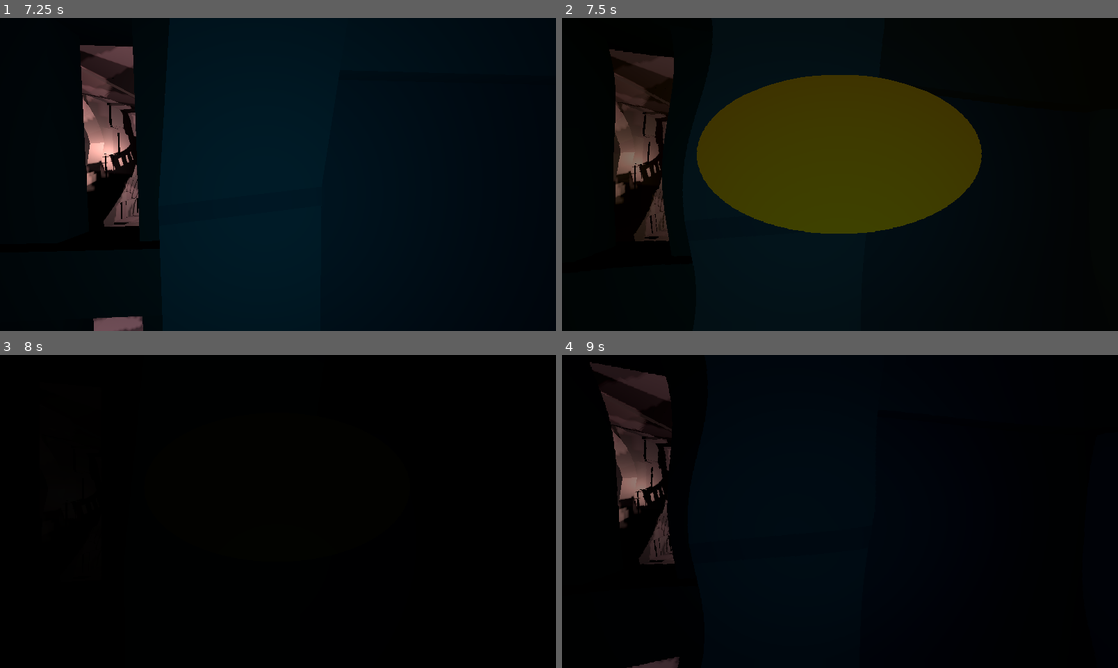
Above: before the commit, frames 1-4 (two rows, left to right).
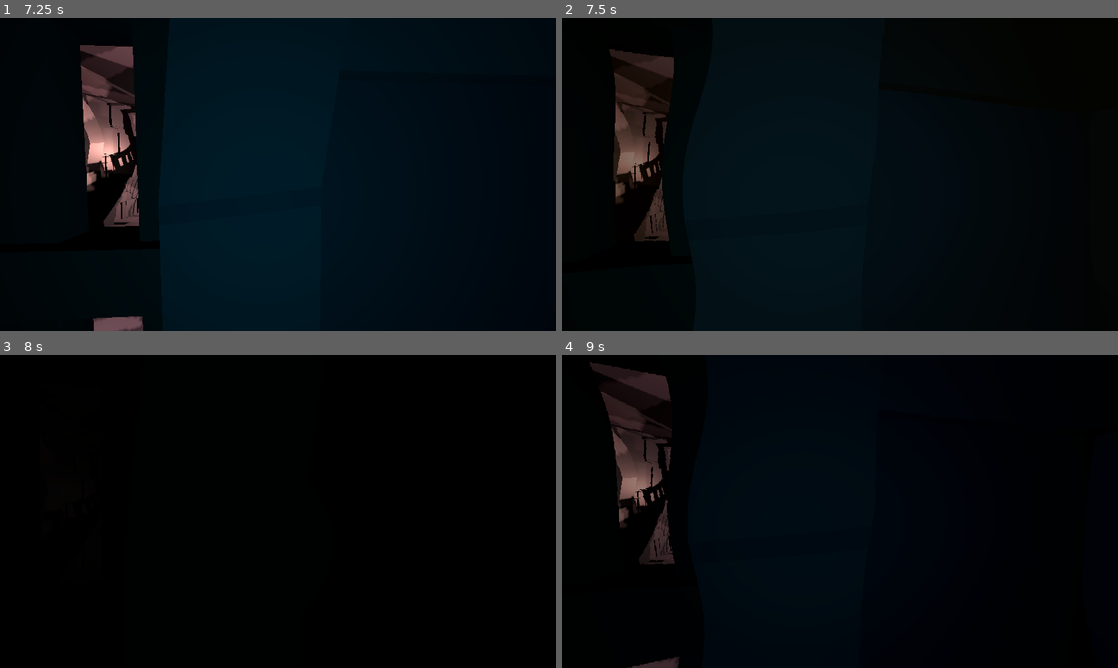
Above: after the commit, the same moments.

Repository: Kibaus/Jamsepticeye_GameJam
Game: Godot game, scene res://scenes/main.tscn
Same seed, same stepped clock (60 frames per second), same inputs: the game is played once before the commit and once after it. Sound files missing from this copy of the repository are replaced by a short silence.
Inputs (mouse positions are in pixels of both pictures, inside the frame that each line leads up to):
- Up to frame 1 (7.25 s): click "Play" at 0.5 s; tap Enter at 1.25, 6.5 s; move the mouse to (305, 174) at 1.27 s; hold W (move_forward) 1.28-6.53 s; right-click (305, 174) at 1.35 s; tap Space (jump) at 1.52, 2.27, 3.77, 4.25, 4.52, 5.27, 6.77 s; move the mouse to (250, 174) at 2.02 s; click (250, 174) at 2.1 s; move the mouse to (289, 168) at 2.77 s; right-click (289, 168) at 2.85 s; move the mouse to (272, 180) at 3.52 s; click (272, 180) at 3.6 s; move the mouse to (316, 177) at 4.27 s; right-click (316, 177) at 4.35 s; move the mouse to (233, 171) at 5.02 s; click (233, 171) at 5.1 s; move the mouse to (283, 174) at 5.77 s; right-click (283, 174) at 5.85 s; move the mouse to (255, 168) at 6.52 s; hold D (move_right) from 6.53 s (still down); click (255, 168) at 6.6 s
- Up to frame 2 (7.5 s): tap Space (jump) at 7.25 s; move the mouse to (867, 174) at 7.27 s; release D (move_right) at 7.28 s; hold W (move_forward) from 7.28 s (still down); right-click (867, 174) at 7.35 s
- Up to frame 3 (8 s): keep holding W (move_forward); tap Space (jump) at 7.52 s
- Up to frame 4 (9 s): keep holding W (move_forward); tap Enter at 8 s; move the mouse to (812, 511) at 8.02 s; click (812, 511) at 8.1 s; tap Space (jump) at 8.27, 8.75 s; move the mouse to (851, 505) at 8.77 s; right-click (851, 505) at 8.85 s

Frame 1 is identical in both runs. In frame 2, 20% of the frame differs, in the area x 24-76%, y 18-69%; in frame 3, less than 0.1%; in frame 4, nothing differs.

Commit message:
cleared build from repo, added some more art, player visual

Diff:
--- a/jamsepticeye-gj/scenes/components/player.tscn
+++ b/jamsepticeye-gj/scenes/components/player.tscn
@@ -1,8 +1,9 @@
-[gd_scene load_steps=12 format=3 uid="uid://bi1fcsxwupdxd"]
+[gd_scene load_steps=13 format=3 uid="uid://bi1fcsxwupdxd"]
 
 [ext_resource type="Script" uid="uid://dm5h47oxmhnrp" path="res://scripts/player.gd" id="1_6mmc7"]
 [ext_resource type="PackedScene" uid="uid://5dreldwpi40r" path="res://scenes/components/ghost.tscn" id="2_h3cwf"]
 [ext_resource type="Script" uid="uid://bu4secvt3bo2u" path="res://scenes/components/camera_overlay.gd" id="3_acvb7"]
+[ext_resource type="Texture2D" uid="uid://mauprx6d6x3t" path="res://art/player_sleep.png" id="3_ps70n"]
 [ext_resource type="Material" uid="uid://cj181dtn4uy2v" path="res://Materials/spatial/linear_depth.tres" id="3_sjsxr"]
 
 [sub_resource type="CapsuleShape3D" id="CapsuleShape3D_h3cwf"]
@@ -42,8 +43,19 @@
 transform = Transform3D(1, 0, 0, 0, 1, 0, 0, 0, 1, 0, 0.8, 0)
 shape = SubResource("CapsuleShape3D_h3cwf")
 
+[node name="Visual" type="Node3D" parent="."]
+unique_name_in_owner = true
+
+[node name="Sprite3D" type="Sprite3D" parent="Visual"]
+transform = Transform3D(0.11, 0, 0, 0, 0.11, 0, 0, 0, 0.11, 0, 0.975, 0)
+billboard = 2
+shaded = true
+alpha_cut = 3
+texture = ExtResource("3_ps70n")
+
 [node name="MeshInstance3D" type="MeshInstance3D" parent="."]
 transform = Transform3D(1, 0, 0, 0, 1, 0, 0, 0, 1, 0, 0.8, 0)
+visible = false
 mesh = SubResource("CapsuleMesh_u8vuu")
 
 [node name="MeshInstance3D2" type="MeshInstance3D" parent="MeshInstance3D"]
--- a/jamsepticeye-gj/scenes/enemy.tscn
+++ b/jamsepticeye-gj/scenes/enemy.tscn
@@ -153,7 +153,7 @@
 collision_layer = 0
 collision_mask = 7
 script = ExtResource("1_ipns3")
-movement_speed = 2.0
+movement_speed = 2.5
 
 [node name="NavigationAgent3D" type="NavigationAgent3D" parent="."]
 path_height_offset = 0.4
--- a/jamsepticeye-gj/scripts/enemy.gd
+++ b/jamsepticeye-gj/scripts/enemy.gd
@@ -82,10 +82,6 @@
 	diff_angle = (diff_angle + 180)  % 360 - 180
 	if diff_angle < 0:
 		diff_angle += 360
-
-	print("move angle:" + str(move_direction_angle))
-	print("cam angle:" + str(angle_to_cam))
-	print("difference: " + str(diff_angle))
 
 	_change_sprite_by_direction(diff_angle)
 
--- a/jamsepticeye-gj/scripts/player.gd
+++ b/jamsepticeye-gj/scripts/player.gd
@@ -20,7 +20,7 @@
 
 func _ready() -> void:
 	Core.Set_active_player(self)
-	$MeshInstance3D.hide()
+	%Visual.hide()
 	%GhostWall.hide()
 	Input.set_use_accumulated_input(false)
 
@@ -73,13 +73,13 @@
 	ghost.position = position
 	ghost.rotation = rotation
 	ghost.switch_to_ghost()
-	$MeshInstance3D.show()
+	%Visual.show()
 	%GhostWall.show()
 	currently_active = false
 
 func _return_to_player():
 	$CamPivot/Camera3D.current = true
-	$MeshInstance3D.hide()
+	%Visual.hide()
 	%GhostWall.hide()
 	currently_active = true
 
Binary file added: jamsepticeye-gj/art/player_sleep.png
Not shown, added: jamsepticeye-gj/art/player_sleep.png.import
Binary file added: jamsepticeye-gj/art/queen_awake.png
Not shown, added: jamsepticeye-gj/art/queen_awake.png.import
Binary file added: jamsepticeye-gj/art/queen_sleep.png
Not shown, added: jamsepticeye-gj/art/queen_sleep.png.import
Not shown, changed: jamsepticeye-gj/export_presets.cfg
Not shown, removed: Jamsepticeye_GJ.console.exe
Not shown, changed: Jamsepticeye_GJ.exe
Not shown, changed: Jamsepticeye_GJ.pck
